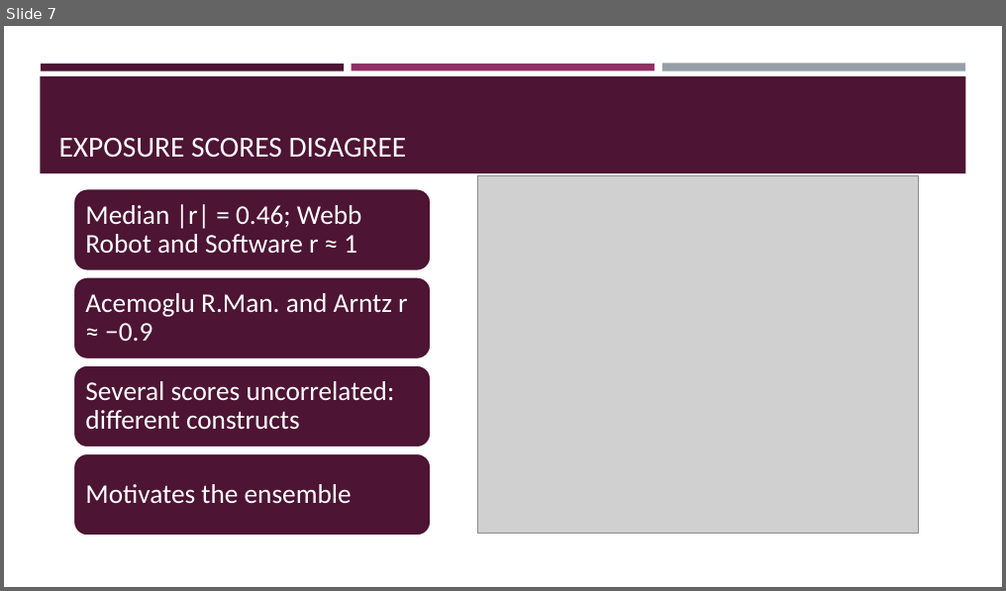
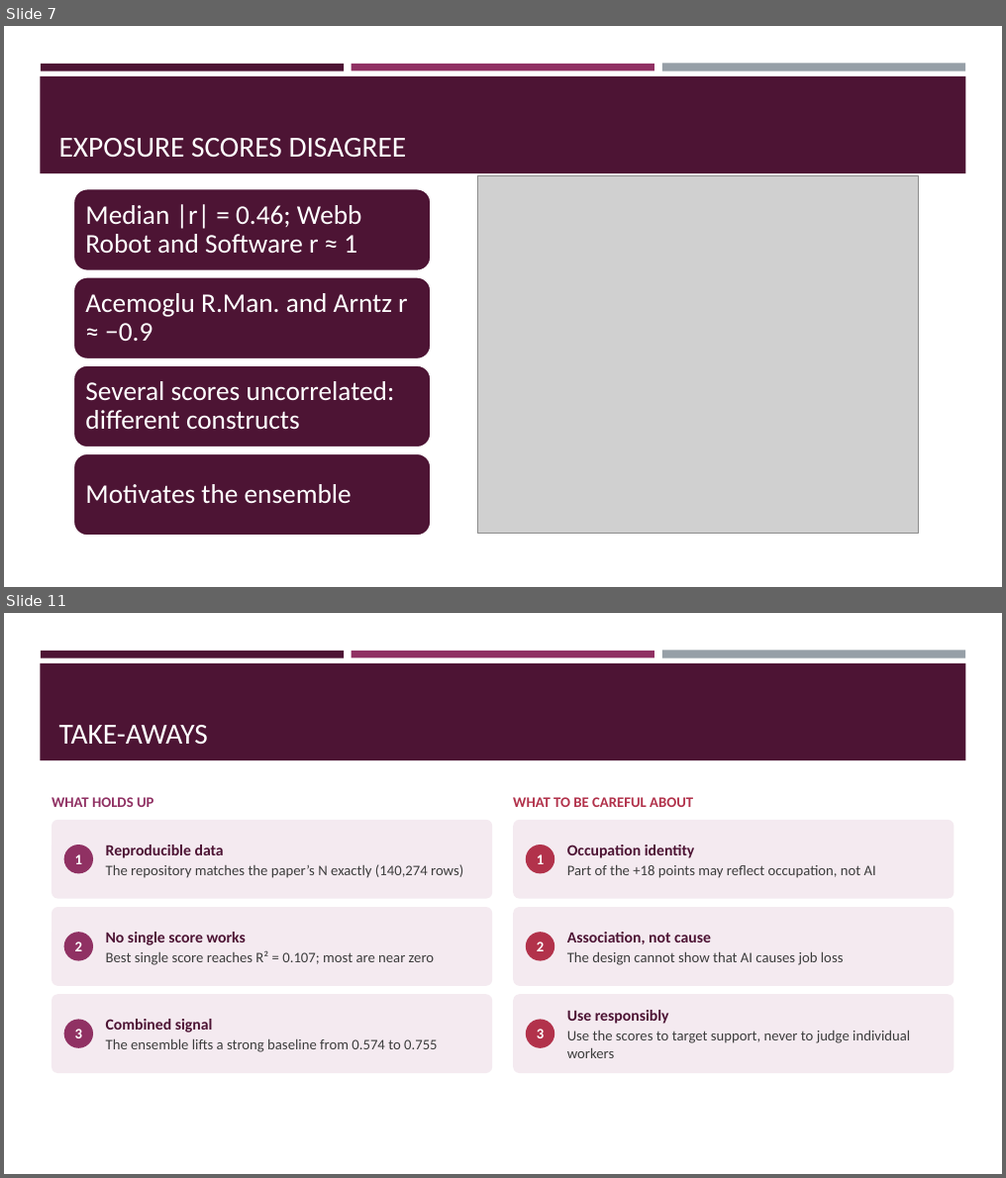
Before and after one commit to Ashonet/CSCU9DA_Assignment, a slide deck: CSCU9DA_Presentation.pptx. Shown one above the other, each under a label of ours: slide 7 before the commit, slides 7 and 11 after it; the slides between them are not shown. The pictures are 1006x591 and 1006x1178 pixels, drawn with LibreOffice and Linux fonts; fonts in the diff are those of the drawing; grey boxes stand for pictures. Boxes give left, top, right and bottom in pixels: in the first picture for what was removed or moved away, otherwise in the second. Text is boxed around its words. In the diff, an @@ line names an element or a change of style, - is before the commit and + after.

```diff
--- a/CSCU9DA_Presentation.pptx
+++ b/CSCU9DA_Presentation.pptx
@@ slide 11 added at (x1=4, y1=613, x2=1002, y2=1174), background #FFFFFF; not listed: 4 template elements that a slide beside it also shows @@
@@ title added at (x1=59, y1=725, x2=208, y2=744), 28 pt, text #FFFFFF @@
+TAKE-AWAYS
@@ text added at (x1=52, y1=797, x2=153, y2=807), 14 pt, text #903163, bold @@
+WHAT HOLDS UP
@@ rounded rectangle added at (x1=52, y1=820, x2=493, y2=899), fill #F4EAF0 @@
@@ text added at (x1=513, y1=797, x2=693, y2=807), 14 pt, text #B2324B, bold @@
+WHAT TO BE CAREFUL ABOUT
@@ rounded rectangle added at (x1=513, y1=820, x2=954, y2=899), fill #F4EAF0 @@
@@ ellipse added at (x1=63, y1=845, x2=93, y2=874), fill #903163, 14 pt, text #FFFFFF, bold @@
+1
@@ text added at (x1=106, y1=845, x2=463, y2=878), 14 pt, text #3D3D3D @@
+Reproducible data
+The repository matches the paper’s N exactly (140,274 rows)
@@ ellipse added at (x1=526, y1=845, x2=555, y2=874), fill #B2324B, 14 pt, text #FFFFFF, bold @@
+1
@@ text added at (x1=567, y1=845, x2=876, y2=878), 14 pt, text #3D3D3D @@
+Occupation identity
+Part of the +18 points may reflect occupation, not AI
@@ rounded rectangle added at (x1=52, y1=907, x2=493, y2=986), fill #F4EAF0 @@
@@ rounded rectangle added at (x1=513, y1=907, x2=954, y2=986), fill #F4EAF0 @@
@@ ellipse added at (x1=63, y1=932, x2=93, y2=961), fill #903163, 14 pt, text #FFFFFF, bold @@
+2
@@ text added at (x1=106, y1=932, x2=434, y2=965), 14 pt, text #3D3D3D @@
+No single score works
+Best single score reaches R² = 0.107; most are near zero
@@ ellipse added at (x1=526, y1=932, x2=555, y2=961), fill #B2324B, 14 pt, text #FFFFFF, bold @@
+2
@@ text added at (x1=567, y1=932, x2=844, y2=965), 14 pt, text #3D3D3D @@
+Association, not cause
+The design cannot show that AI causes job loss
@@ rounded rectangle added at (x1=52, y1=995, x2=493, y2=1074), fill #F4EAF0 @@
@@ rounded rectangle added at (x1=513, y1=995, x2=954, y2=1074), fill #F4EAF0 @@
@@ ellipse added at (x1=63, y1=1020, x2=93, y2=1049), fill #903163, 14 pt, text #FFFFFF, bold @@
+3
@@ text added at (x1=106, y1=1019, x2=438, y2=1053), 14 pt, text #3D3D3D @@
+Combined signal
+The ensemble lifts a strong baseline from 0.574 to 0.755
@@ ellipse added at (x1=526, y1=1020, x2=555, y2=1049), fill #B2324B, 14 pt, text #FFFFFF, bold @@
+3
@@ text added at (x1=567, y1=1010, x2=910, y2=1059), 14 pt, text #3D3D3D @@
+Use responsibly
+Use the scores to target support, never to judge individual workers
```
Also in this commit, not shown: 7 slides changed, 1 other slide added.
